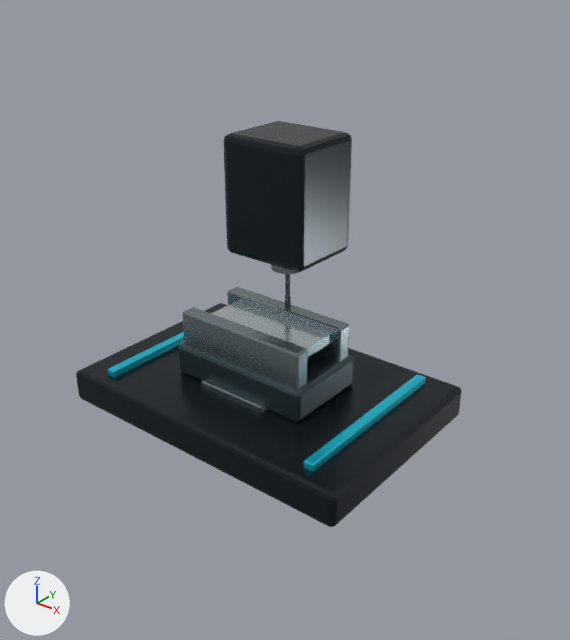
The Blender file assets-src/blender/toolpath-machining-kit-v1.blend as it was, and as the next commit left it.
Both versions are drawn from a camera (50 mm lens) standing at (931.0, -1097.0, 832.0) and looking at (59.0, -8.0, 157.0). The axes (+X, +Y, +Z) are drawn at lower left. The lights are the same throughout. The first picture is the older version.

Objects in the first picture: 'fixture.vise.body', 'fixture.vise.jaw_fixed', 'fixture.vise.jaw_moving', 'machine.spindle.body', 'machine.table', 'stock.block.flagship' and 1 more.
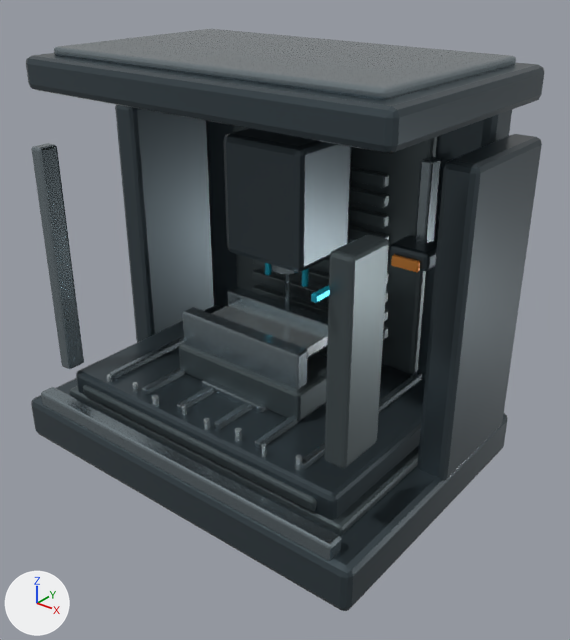
Changed parts and their boxes (x1, y1, x2, y2) in the pictures (570 x 640 px; the box of a moved part takes in the faces that stretch with it):
'machine.enclosure.roof', added: after (26, 29, 544, 154)
'machine.enclosure.right', added: after (311, 134, 542, 481)
'machine.table', recoloured, reshaped: before (76, 303, 461, 527); after (76, 305, 425, 520)
'machine.enclosure.base', added: after (31, 378, 508, 611)
'machine.enclosure.left', added: after (31, 105, 214, 369)
'machine.spindle.body', recoloured: (224, 128, 352, 274) in both
'machine.enclosure.column', added: after (206, 110, 512, 380)
'machine.waycover.z', added: after (252, 167, 389, 340)
'machine.chiptray', added: after (83, 374, 317, 511)
'machine.worklight', added: after (389, 157, 441, 273)
'machine.coolant.manifold', added: after (265, 263, 309, 287)
part 1 of me_machine_table_mesh, moved or reshaped: before (304, 374, 426, 471); after (142, 368, 185, 395)
part 2 of me_machine_table_mesh, added: after (177, 386, 214, 412)
part 3 of me_machine_table_mesh, added: after (214, 402, 251, 430)
part 4 of me_machine_table_mesh, added: after (255, 403, 326, 450)
part 5 of me_machine_table_mesh, added: after (301, 372, 422, 471)
part 6 of me_machine_table_mesh, recoloured: (109, 336, 184, 377) in both

Edits to the bpy script that builds the scene:
```text
Change mat_mat_machine_dark:
    mat_mat_machine_dark.base_color: (0.018, 0.026, 0.031) -> (0.065, 0.09, 0.105)  # dark grey #242d31 -> greyish blue #48555b
Change me_machine_table_mesh:
    remove me_machine_table_mesh.from_pydata(...)  # 168 vertices, 162 faces; spans x -340.0..340.0, y -230.0..230.0, z -70.0..14.0
    add me_machine_table_mesh.from_pydata(...)  # 392 vertices, 378 faces; spans x -340.0..340.0, y -230.0..230.0, z -70.0..13.0
    me_machine_table_mesh part 1: the loose piece of 56 vertices spanning x 249.0..271.0, y -195.0..195.0, z -4.0..14.0 is scaled about its middle by (0.578, 1.04, 0.934), then moved by (-410.0, 0.0, 0.0), in mat_mat_brushed_steel (grey #909ea4)
    me_machine_table_mesh part 2: the loose piece of 56 vertices spanning x -271.0..-249.0, y -195.0..195.0, z -4.0..14.0 is copied, and the copy is scaled about its middle by (0.578, 1.04, 0.934), then moved by (210.0, 0.0, 0.0), in mat_mat_brushed_steel (grey #909ea4); it spans x -56.0..-44.0, y -202.0..202.0, z -3.0..13.0
    me_machine_table_mesh part 3: the loose piece of 56 vertices spanning x 249.0..271.0, y -195.0..195.0, z -4.0..14.0 is copied, and the copy is scaled about its middle by (0.578, 1.04, 0.934), then moved by (-210.0, 0.0, 0.0), in mat_mat_brushed_steel (grey #909ea4); it spans x 44.0..56.0, y -202.0..202.0, z -3.0..13.0
    me_machine_table_mesh part 4: the loose piece of 56 vertices spanning x 249.0..271.0, y -195.0..195.0, z -4.0..14.0 is copied, and the copy is scaled about the mesh origin by (0.578, 1.04, 0.934), in mat_mat_brushed_steel (grey #909ea4); it spans x 144.0..156.0, y -202.0..202.0, z -3.0..13.0
    me_machine_table_mesh part 5: the loose piece of 56 vertices spanning x 249.0..271.0, y -195.0..195.0, z -4.0..14.0 is copied, and the copy is scaled about its middle by (0.578, 1.04, 0.934), then moved by (-10.0, 0.0, 0.0), in mat_mat_brushed_steel (grey #909ea4); it spans x 244.0..256.0, y -202.0..202.0, z -3.0..13.0
    me_machine_table_mesh part 6: 54 faces spanning x -256.0..-244.0, y -202.0..202.0, z -3.0..13.0 switch from mat_mat_machine_accent (cyan #21ceea) to mat_mat_brushed_steel (grey #909ea4)
    other edits to the shape of me_machine_table_mesh do not show in these pictures
Add ob_machine_chiptray:
    ob_machine_chiptray = bpy.data.objects.new('machine.chiptray', me_machine_chiptray_mesh)  # 1176 vertices, 1110 faces; spans x -305.0..305.0, y -31.0..31.0, z -13.0..58.0; in mat_mat_vise_dark (dark grey #5b676a), mat_mat_machined_aluminum (light grey #ced8db)
    ob_machine_chiptray.location = (0.0, -208.0, -32.0)
Add ob_machine_coolant_manifold:
    ob_machine_coolant_manifold = bpy.data.objects.new('machine.coolant.manifold', me_machine_coolant_manifold_mesh)  # 200 vertices, 178 faces; spans x -62.0..62.0, y -19.0..19.0, z -83.0..13.0; in mat_mat_machine_accent (cyan #21adc8), mat_mat_brushed_steel (grey #909ea4)
    ob_machine_coolant_manifold.parent = ob_machine_spindle_body
    ob_machine_coolant_manifold.location = (0.0, 75.0, 284.0)
Add ob_machine_worklight:
    ob_machine_worklight = bpy.data.objects.new('machine.worklight', me_machine_worklight_mesh)  # 168 vertices, 162 faces; spans x -43.0..43.0, y -71.0..18.0, z -105.0..90.0; in mat_mat_brushed_steel (grey #909ea4), mat_mat_machine_dark (greyish blue #48555b), mat_mat_warm_worklight (orange #ffa242)
    ob_machine_worklight.location = (250.0, 178.0, 380.0)
Add ob_machine_waycover_z:
    ob_machine_waycover_z = bpy.data.objects.new('machine.waycover.z', me_machine_waycover_z_mesh)  # 504 vertices, 486 faces; spans x -180.0..180.0, y -19.0..19.0, z -10.0..334.0; in mat_mat_vise_dark (dark grey #5b676a)
    ob_machine_waycover_z.location = (0.0, 186.0, 90.0)
Add ob_machine_enclosure_roof:
    ob_machine_enclosure_roof = bpy.data.objects.new('machine.enclosure.roof', me_machine_enclosure_roof_mesh)  # 112 vertices, 108 faces; spans x -400.0..400.0, y -250.0..250.0, z -31.0..46.0; in mat_mat_machine_dark (greyish blue #48555b), mat_mat_brushed_steel (grey #909ea4)
    ob_machine_enclosure_roof.location = (0.0, 40.0, 604.0)
Add ob_machine_enclosure_right:
    ob_machine_enclosure_right = bpy.data.objects.new('machine.enclosure.right', me_machine_enclosure_right_mesh)  # 168 vertices, 162 faces; spans x -70.0..31.0, y -276.0..268.0, z -82.0..518.0; in mat_mat_machine_dark (greyish blue #48555b), mat_mat_vise_dark (dark grey #5b676a), mat_mat_machine_accent (cyan #21adc8)
    ob_machine_enclosure_right.location = (390.0, 0.0, 0.0)
Add ob_machine_enclosure_left:
    ob_machine_enclosure_left = bpy.data.objects.new('machine.enclosure.left', me_machine_enclosure_left_mesh)  # 112 vertices, 108 faces; spans x -31.0..58.0, y -246.0..268.0, z -82.0..518.0; in mat_mat_machine_dark (greyish blue #48555b), mat_mat_brushed_steel (grey #909ea4)
    ob_machine_enclosure_left.location = (-390.0, 0.0, 0.0)
Add ob_machine_enclosure_column:
    ob_machine_enclosure_column = bpy.data.objects.new('machine.enclosure.column', me_machine_enclosure_column_mesh)  # 112 vertices, 108 faces; spans x -350.0..350.0, y -66.0..46.0, z -87.0..603.0; in mat_mat_machine_dark (greyish blue #48555b), mat_mat_vise_dark (dark grey #5b676a)
    ob_machine_enclosure_column.location = (0.0, 250.0, 0.0)
Add ob_machine_enclosure_base:
    ob_machine_enclosure_base = bpy.data.objects.new('machine.enclosure.base', me_machine_enclosure_base_mesh)  # 168 vertices, 162 faces; spans x -420.0..420.0, y -300.0..300.0, z -46.0..74.0; in mat_mat_machine_dark (greyish blue #48555b), mat_mat_vise_dark (dark grey #5b676a), mat_mat_brushed_steel (grey #909ea4)
    ob_machine_enclosure_base.location = (0.0, 0.0, -112.0)
```
